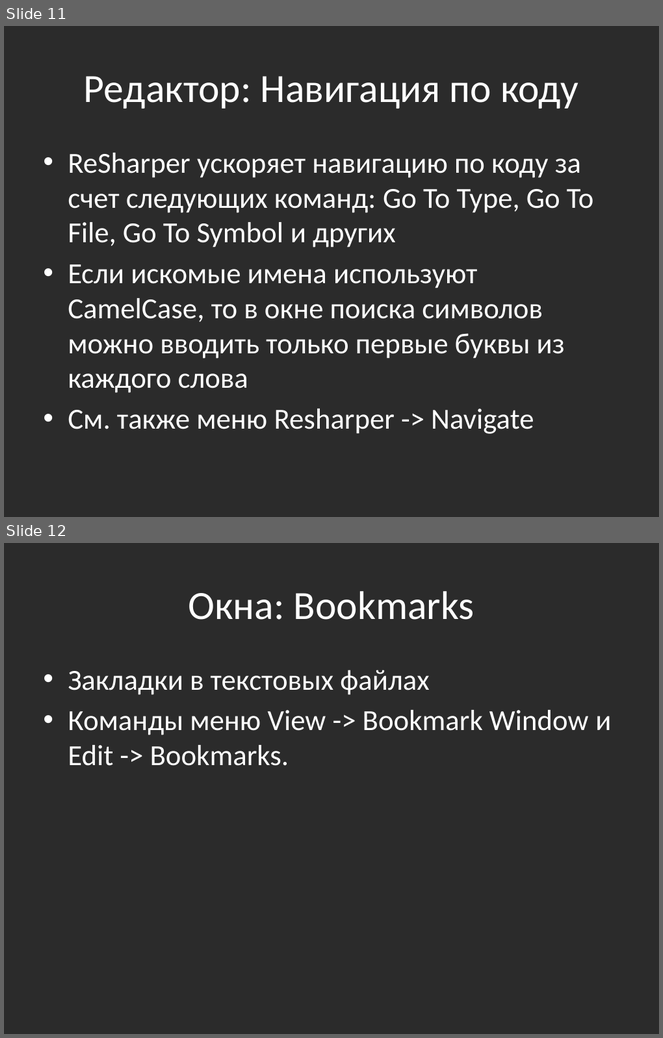
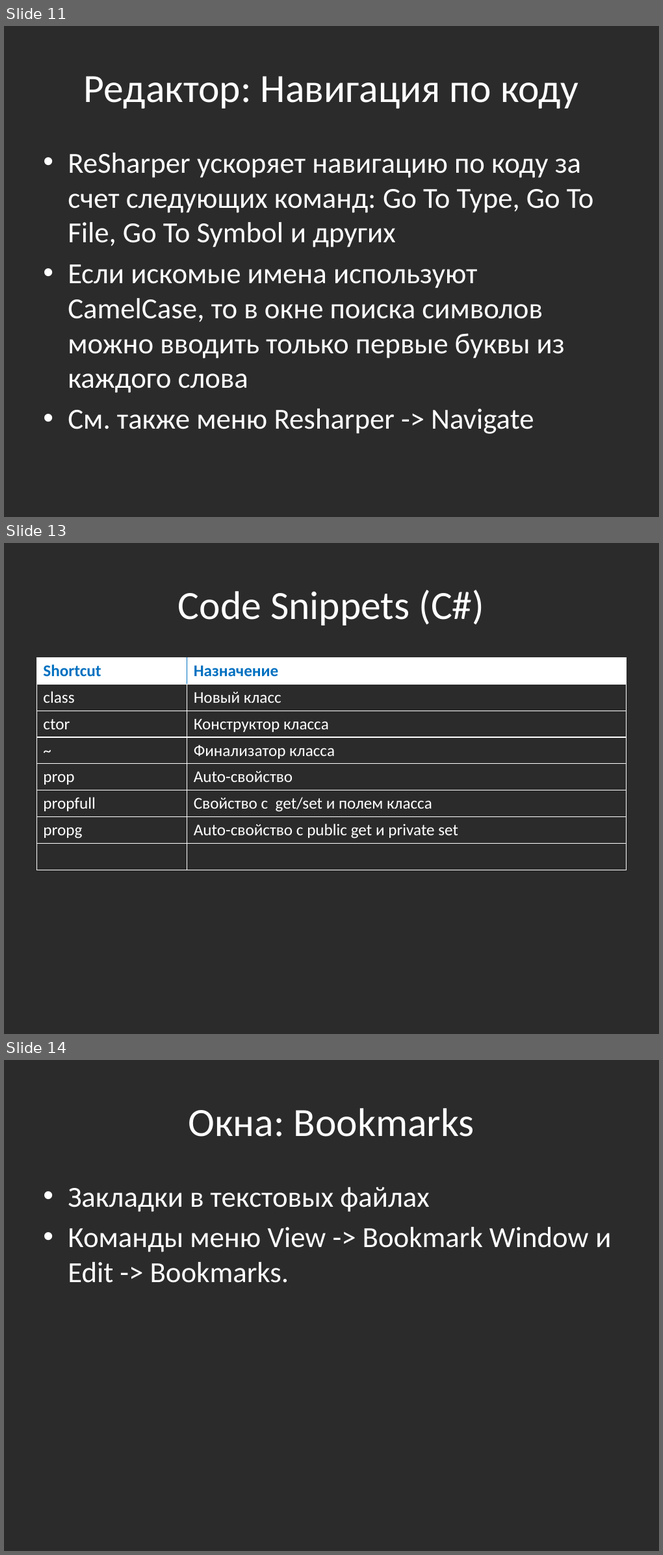
Before and after one commit to bazile/Training, a slide deck: Presentation/tools-visual-studio.pptx. Shown one above the other, each under a label of ours: slides 11 and 12 before the commit, slides 11, 13 and 14 after it; the slides between them are not shown. The pictures are 663x1038 and 663x1555 pixels, drawn with LibreOffice and Linux fonts; fonts in the diff are those of the drawing; background and template pictures are left out; a plain dark background stands for a picture behind light text. Boxes give left, top, right and bottom in pixels: in the first picture for what was removed or moved away, otherwise in the second. Text is boxed around its words. In the diff, an @@ line names an element or a change of style, - is before the commit and + after.

Commit message:
Code snippets in VS presentation

```diff
--- a/Presentation/tools-visual-studio.pptx
+++ b/Presentation/tools-visual-studio.pptx
@@ slide 13 added at <box>4,543,659,1034</box>, background picture (left out) @@
@@ title added at <box>178,590,484,626</box>, 44 pt, text #FFFFFF @@
+Code Snippets (C#)
@@ table added at <box>36,657,627,870</box>, 8 rows, 2 columns @@
+Shortcut | Назначение
+class | Новый класс
+ctor | Конструктор класса
+~ | Финализатор класса
+prop | Auto-свойство
+propfull | Свойство с get/set и полем класса
+propg | Auto-cвойство с public get и private set
+ | 
@@ what was slide 12 is now slide 14 @@
```
Also in this commit, not shown: 1 other slide added.
